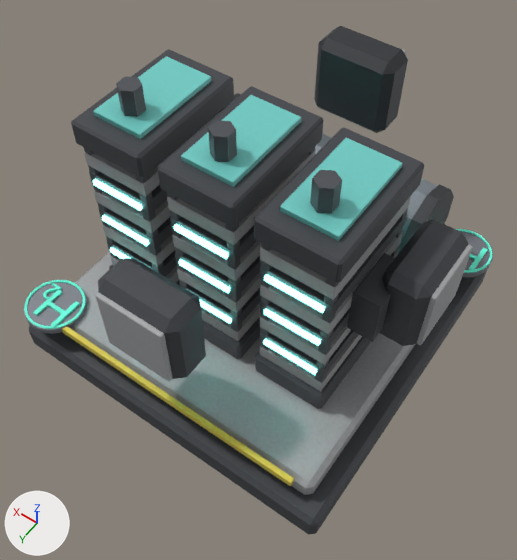
The FBX model SpaceStation/Assets/_Project/Art/Models/Modules/SM_FuelCell.fbx, before and after one commit.
Before and after are seen from a 50 mm lens placed at (-0.632, 0.913, 1.148), pointed at (-0.049, 0.097, -0.134). Lighting does not change. The marker at lower left points along +X, +Y and +Z. The picture after the commit comes second. Where no turn or scale is listed for an object, it has been applied to the vertices.

Objects in the first picture: 'Emblem_FuelCell', 'Emblem_FuelCell_b', 'Lamp', 'SMN_FuelCell'.
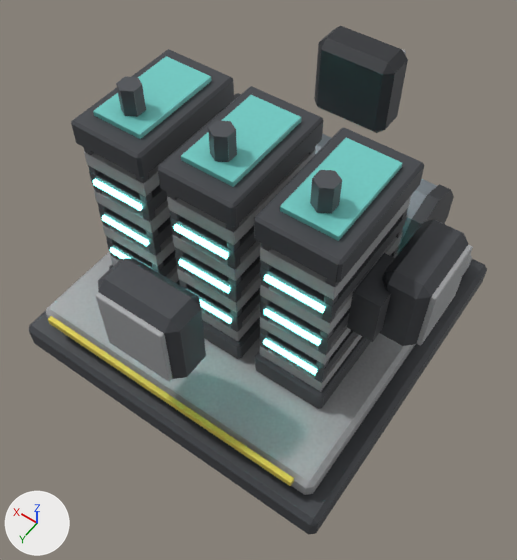
Changed parts and their boxes [x1, y1, x2, y2] in the pictures (517 x 560 px):
'Emblem_FuelCell_b', deleted
    before: [24, 280, 87, 334]
    faces in mat_hulldark (grey #81848b): [24, 282, 87, 334]
    faces in mat_fx_fluorteal (cyan #6cffe1): [24, 280, 85, 329]
'Emblem_FuelCell', deleted
    before: [456, 229, 493, 277]
    faces in mat_hulldark (grey #81848b): [460, 231, 493, 277]
    faces in mat_fx_fluorteal (cyan #6cffe1): [456, 229, 492, 273]

The edits, one by one:
Object 'Emblem_FuelCell_b' (ob_emblem_fuelcell_b) is deleted.
Object 'Emblem_FuelCell' (ob_emblem_fuelcell) is deleted.
